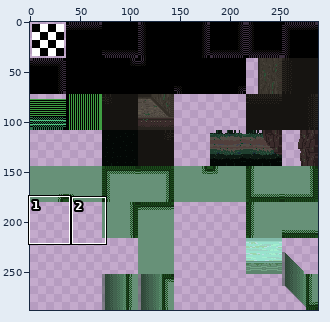
Sprite sheet -- CasaDesDiamantes/tilesets/voidBackground/output_tileset.png. Above: a wide view before the commit, with the close-up outlined.
Close-up. Before the edit:
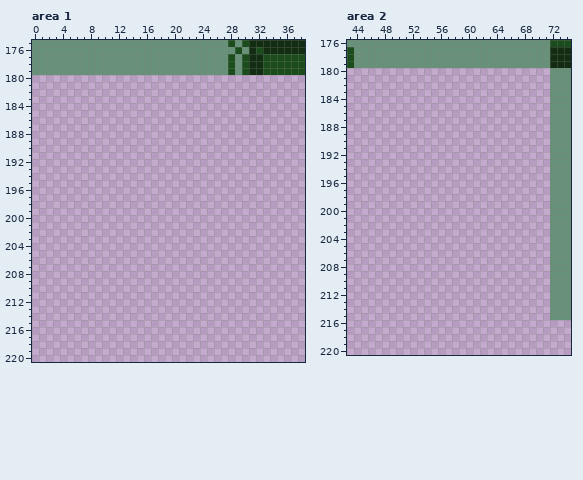
The file is 288x288 pixels. Colours within 5 levels of each other are drawn and written as one. Shown: area 1: x 0..38, y 175..220; area 2: x 43..74, y 176..220. The commit also changed other parts of the picture, which this record leaves out.
Once edited:
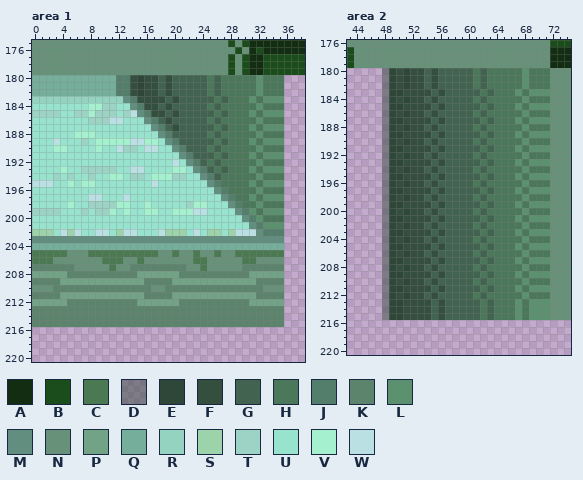
Palette (. is transparent): A #122d12  B #1b4c1c  C #4b7a52  D #2f473778  E #2f4738  F #354f3f  G #42634f  H #4b775b  J #547e6c  K #5c846d  L #5b916e  M #628e80  N #679178  P #73a386  Q #75af9c  R #94d3c0  S #9dd3ab  T #9dd3c4  U #98e3ce  V #a5f0ce  W #bae0e3
The exact change:
--- area 1
@@ x 0..38 @@
 179 NNNNNNNNNNNNNNNNNNNNNNNNNNNNBNBAABBBBBB
-180 .......................................
-181 .......................................
-182 .......................................
-183 .......................................
-184 .......................................
-185 .......................................
-186 .......................................
-187 .......................................
-188 .......................................
-189 .......................................
-190 .......................................
-191 .......................................
-192 .......................................
-193 .......................................
-194 .......................................
-195 .......................................
-196 .......................................
-197 .......................................
-198 .......................................
-199 .......................................
-200 .......................................
-201 .......................................
-202 .......................................
-203 .......................................
-204 .......................................
-205 .......................................
-206 .......................................
-207 .......................................
-208 .......................................
-209 .......................................
-210 .......................................
-211 .......................................
-212 .......................................
-213 .......................................
-214 .......................................
-215 .......................................
+180 QQQQQQQQQQQQJJFEFFGFGGGGGHGHHHHHLHHH...
+181 QQQQQQQQQQQQJJFEFFGFGGGGGHGHHHHHLHHH...
+182 QQQQQQQQQQQQJJFEFFGFGGGGGHGHHHHHLHHH...
+183 RRRRRRRRRRRRRMJFFFFGFGGGGGHGHHHLHLLL...
+184 UUUUUUUUVVTTUUMJFFGFGGGGGHGHHHHHLHHH...
+185 TTTTUUTTVTTTUTWMJFFGFGGGGGHGHHHLHLLL...
+186 UUUUUUUUTTTWWUUUMJGFGGGGGHGHHHHHLHHH...
+187 UUUUUUUUUUUUUUUUUMJGFGGGGGHGHHHLHLLL...
+188 UUUUUUVVVUUUUUUUUUMJGGGGGHGHHHHHLHHH...
+189 UUUWUUUTUVVVVVWWVVUMJGGGGGHGHHHLHLLL...
+190 UUUVVUUUUVUUWTTUWWUUMJGGGHGHHHHHLHHH...
+191 UUUUUUUUUUUUUUUUUUUUUMJGGGHGHHHLHLLL...
+192 UUUUUUUUUUUUUUUUUUUUWUMJGHGHHHHHLHHH...
+193 UUUUVUUTTTTTUUWWUUUUVVUMJGHGHHHLHLLL...
+194 UUUTUTUUTUUVVUTTUVVVTTUUMJGHHHHHLHHH...
+195 WWWUUVUVVUUUUUUUUWUUUUUUUMJHHHHLHLLL...
+196 UUUUUUUUUUUUUUUUUUUUUUUUUUMJHHHHLHHH...
+197 UUUUUUUUWWUUUWUUUUUUUUUUUUUMJHHLHLLL...
+198 UUUUUVUUTTTTVVUUVUUUUUTVVUUUMJHHLHHH...
+199 TTTTUUUTUTTVUVUUVVUUVVVWWUUUUMJLHLLL...
+200 UUUUUUUUUUUUUUUUUUUUUUUUUUUUUUMJLHHH...
+201 UUUUUUUUUUUUUUUUUUUUUUUUUUUUUUUMJLLL...
+202 SSSUWSWUUWWUSWWUUUWSSSUWUSSUSWWWMJJJ...
+203 MMMMMMMMMMMMMMMMMMMMMMMMMMMMMMMMMMMM...
+204 QQQQQQQQQQQQQQQQQQQQQQQQQQQQQQQQQQQQ...
+205 CCCCCNNNCCCCCCCCCCNNCNNCNNCNNCCCCCCC...
+206 CCCNNNNNNNCCCNNCNNNNNNNCCNNNNNCCNNNN...
+207 KKKKKKNNNNNCNNKKKKKKKKNNCNNNNNKKKKKK...
+208 PPPPPKKKKKKKKKKPPPPPPKKKKKKKKKKPPPPP...
+209 KKKKPPPPPPPPPPPPKKKKPPPPPPPPPPPPKKKK...
+210 NNNKKKKKKKKKKKKKKNNKKKKKKKKKKKKKKNNN...
+211 KKKKPPPPPPPPPPPPKKKKPPPPPPPPPPPPKKKK...
+212 PPPPPKKKKKKKKKKPPPPPPKKKKKKKKKKPPPPP...
+213 KKKKKKKKKKKKKKKKKKKKKKKKKKKKKKKKKKKK...
+214 KKKKKKKKKKKKKKKKKKKKKKKKKKKKKKKKKKKK...
+215 KKKKKKKKKKKKKKKKKKKKKKKKKKKKKKKKKKKK...
 216 .......................................
--- area 2
@@ x 43..74 @@
 179 BNNNNNNNNNNNNNNNNNNNNNNNNNNNNAAA
-180 .............................NNN
-181 .............................NNN
-182 .............................NNN
-183 .............................NNN
-184 .............................NNN
-185 .............................NNN
-186 .............................NNN
-187 .............................NNN
-188 .............................NNN
-189 .............................NNN
-190 .............................NNN
-191 .............................NNN
-192 .............................NNN
-193 .............................NNN
-194 .............................NNN
-195 .............................NNN
-196 .............................NNN
-197 .............................NNN
-198 .............................NNN
-199 .............................NNN
-200 .............................NNN
-201 .............................NNN
-202 .............................NNN
-203 .............................NNN
-204 .............................NNN
-205 .............................NNN
-206 .............................NNN
-207 .............................NNN
-208 .............................NNN
-209 .............................NNN
-210 .............................NNN
-211 .............................NNN
-212 .............................NNN
-213 .............................NNN
-214 .............................NNN
-215 .............................NNN
+180 .....DEFEFFGFGGGGGHGHHHHHLHHHNNN
+181 .....DEFEFFGFGGGGGHGHHHHHLHHHNNN
+182 .....DEFEFFGFGGGGGHGHHHHHLHHHNNN
+183 .....DEEFFFFGFGGGGGHGHHHLHLLLNNN
+184 .....DEFEFFGFGGGGGHGHHHHHLHHHNNN
+185 .....DEEFFFFGFGGGGGHGHHHLHLLLNNN
+186 .....DEFEFFGFGGGGGHGHHHHHLHHHNNN
+187 .....DEEFFFFGFGGGGGHGHHHLHLLLNNN
+188 .....DEFEFFGFGGGGGHGHHHHHLHHHNNN
+189 .....DEEFFFFGFGGGGGHGHHHLHLLLNNN
+190 .....DEFEFFGFGGGGGHGHHHHHLHHHNNN
+191 .....DEEFFFFGFGGGGGHGHHHLHLLLNNN
+192 .....DEFEFFGFGGGGGHGHHHHHLHHHNNN
+193 .....DEEFFFFGFGGGGGHGHHHLHLLLNNN
+194 .....DEFEFFGFGGGGGHGHHHHHLHHHNNN
+195 .....DEEFFFFGFGGGGGHGHHHLHLLLNNN
+196 .....DEFEFFGFGGGGGHGHHHHHLHHHNNN
+197 .....DEEFFFFGFGGGGGHGHHHLHLLLNNN
+198 .....DEFEFFGFGGGGGHGHHHHHLHHHNNN
+199 .....DEEFFFFGFGGGGGHGHHHLHLLLNNN
+200 .....DEFEFFGFGGGGGHGHHHHHLHHHNNN
+201 .....DEEFFFFGFGGGGGHGHHHLHLLLNNN
+202 .....DEFEFFGFGGGGGHGHHHHHLHHHNNN
+203 .....DEEFFFFGFGGGGGHGHHHLHLLLNNN
+204 .....DEFEFFGFGGGGGHGHHHHHLHHHNNN
+205 .....DEEFFFFGFGGGGGHGHHHLHLLLNNN
+206 .....DEFEFFGFGGGGGHGHHHHHLHHHNNN
+207 .....DEEFFFFGFGGGGGHGHHHLHLLLNNN
+208 .....DEFEFFGFGGGGGHGHHHHHLHHHNNN
+209 .....DEEFFFFGFGGGGGHGHHHLHLLLNNN
+210 .....DEFEFFGFGGGGGHGHHHHHLHHHNNN
+211 .....DEEFFFFGFGGGGGHGHHHLHLLLNNN
+212 .....DEFEFFGFGGGGGHGHHHHHLHHHNNN
+213 .....DEEFFFFGFGGGGGHGHHHLHLLLNNN
+214 .....DEEFFFFGFGGGGGHGHHHLHLLLNNN
+215 .....DEEFFFFGFGGGGGHGHHHLHLLLNNN
 216 ................................
Where, in picture pixels (left, top, right, bottom), the same in both close-ups:
added: (32, 75, 284, 327)
added: (382, 68, 550, 320)
